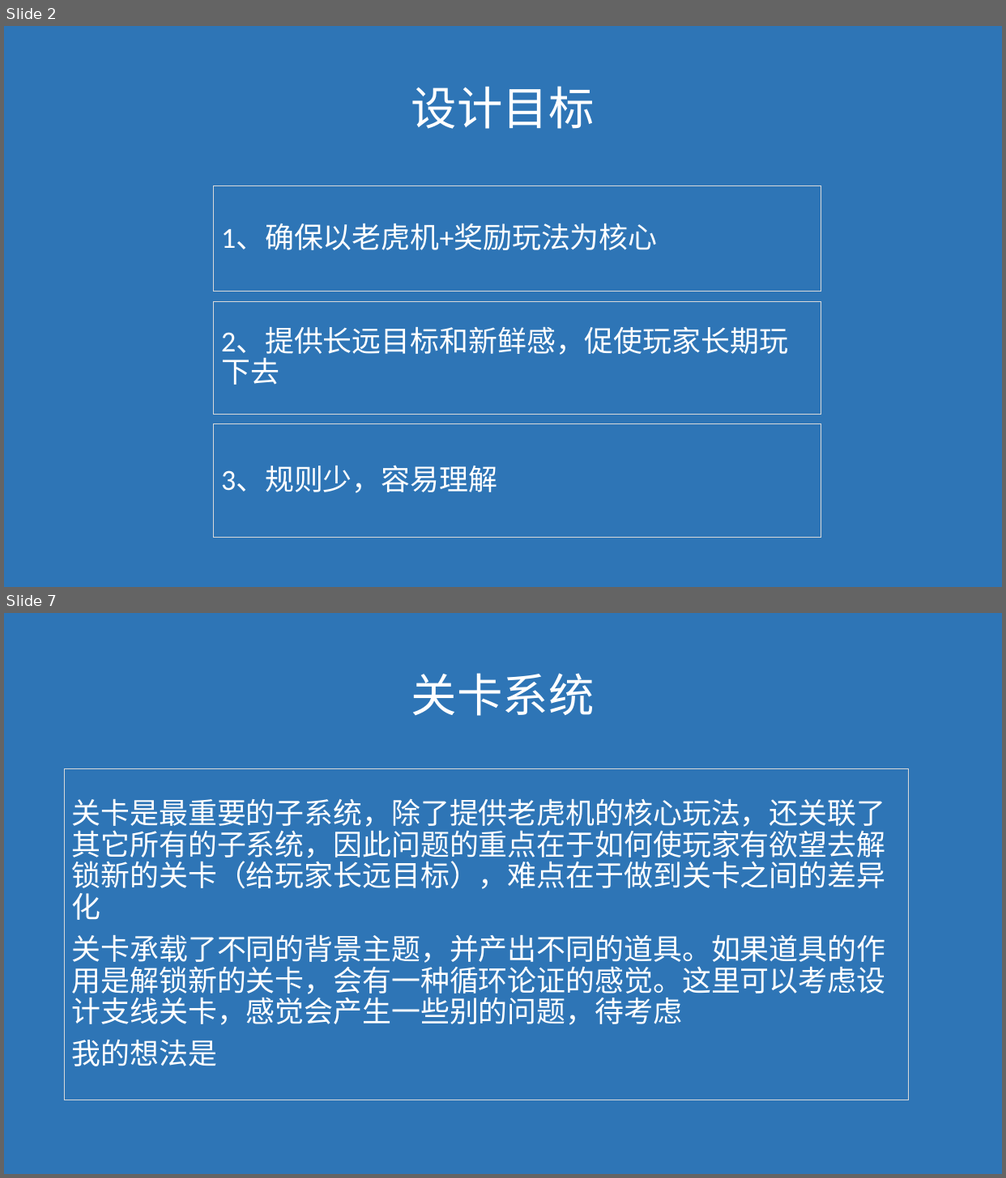
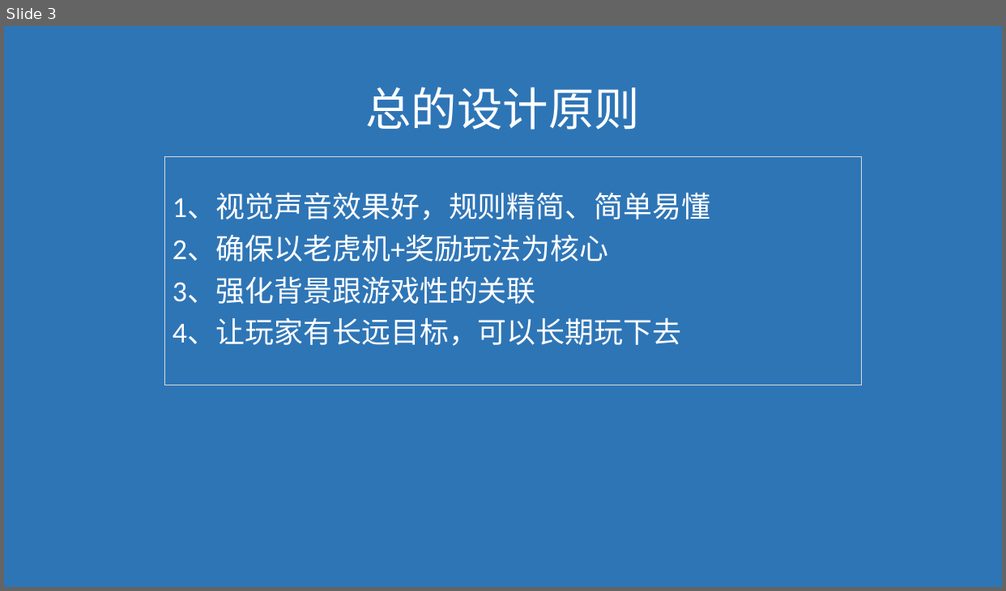
Before and after one commit to janryf/mygame, a slide deck: 构想.pptx. Shown one above the other, each under a label of ours: slides 2 and 7 before the commit, slide 3 after it; the slides between them are not shown. The pictures are 1006x1178 and 1006x591 pixels, drawn with LibreOffice and Linux fonts; fonts in the diff are those of the drawing. Boxes give left, top, right and bottom in pixels: in the first picture for what was removed or moved away, otherwise in the second. Text is boxed around its words. In the diff, an @@ line names an element or a change of style, - is before the commit and + after.

```diff
--- a/构想.pptx
+++ b/构想.pptx
@@ slide 7 removed at box(4, 613, 1002, 1174), background #2E75B6 @@
@@ text removed at box(411, 673, 594, 716) @@
-关卡系统
@@ rectangle removed at box(65, 769, 909, 1101) @@
-关卡是最重要的子系统，除了提供老虎机的核心玩法，还关联了其它所有的子系统，因此问题的重点在于如何使玩家有欲望去解锁新的关卡（给玩家长远目标），难点在于做到关卡之间的差异化
-关卡承载了不同的背景主题，并产出不同的道具。如果道具的作用是解锁新的关卡，会有一种循环论证的感觉。这里可以考虑设计支线关卡，感觉会产生一些别的问题，待考虑
-我的想法是
@@ what was slide 2 is now slide 3 @@
@@ slide 3 changed as well @@
@@ text at box(365, 87, 640, 130): text changed @@
-设计目标
+总的设计原则
@@ rectangle "1、视觉声音效果好，规则精简、简单易懂": place and size @@
-rectangle "1、视觉声音效果好，规则精简、简单易懂" at box(214, 186, 821, 291)
+rectangle "1、视觉声音效果好，规则精简、简单易懂" at box(165, 157, 862, 386)
@@ text in rectangle at box(172, 194, 710, 346): text changed @@
-1、确保以老虎机+奖励玩法为核心
+1、视觉声音效果好，规则精简、简单易懂
+2、确保以老虎机+奖励玩法为核心
+3、强化背景跟游戏性的关联
+4、让玩家有长远目标，可以长期玩下去
@@ rectangle removed at box(214, 301, 821, 415) @@
-2、提供长远目标和新鲜感，促使玩家长期玩下去
@@ rectangle removed at box(214, 425, 821, 537) @@
-3、规则少，容易理解
```
Also in this commit, not shown: 17 slides added, 5 other slides removed, 7 other files.
